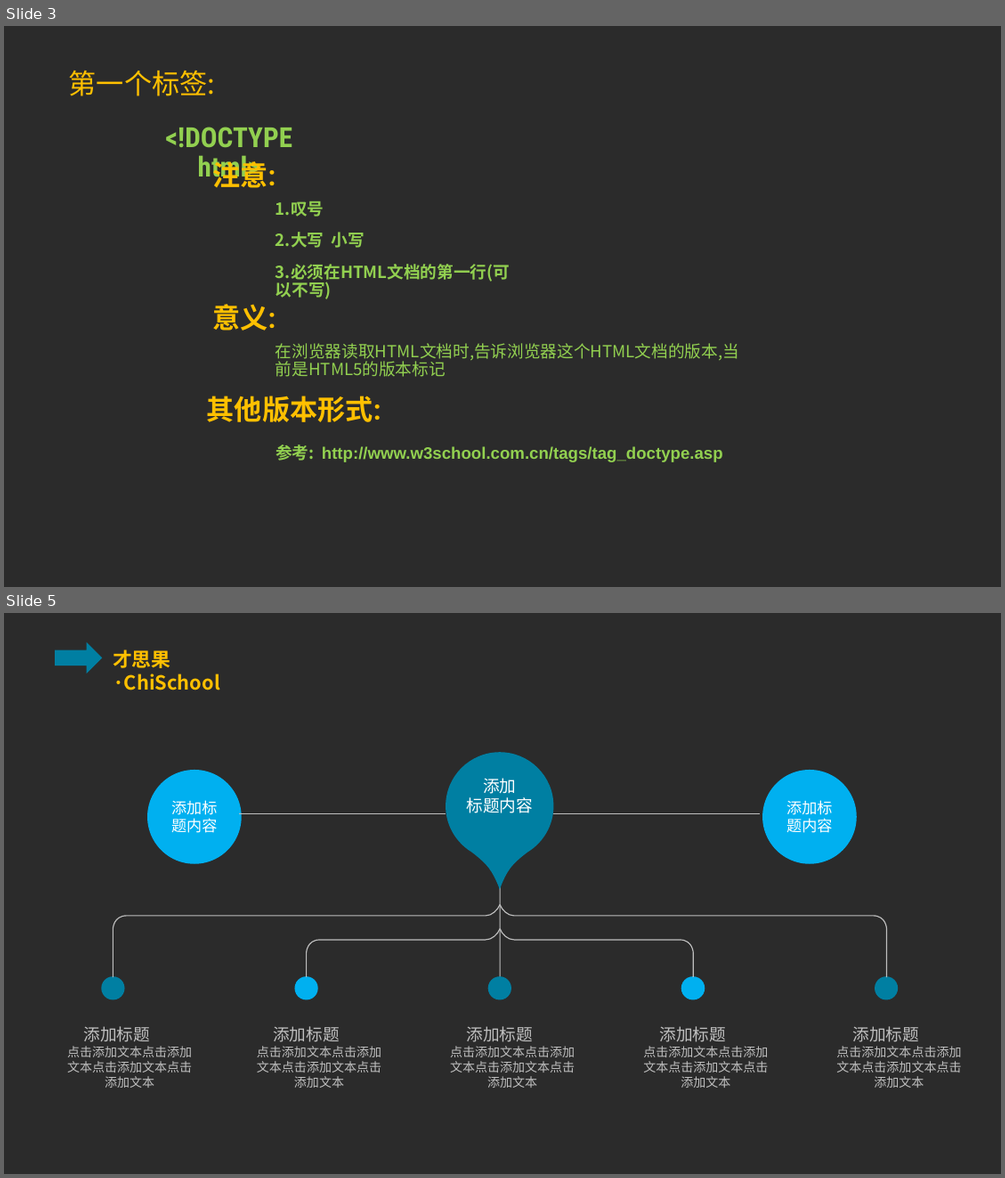
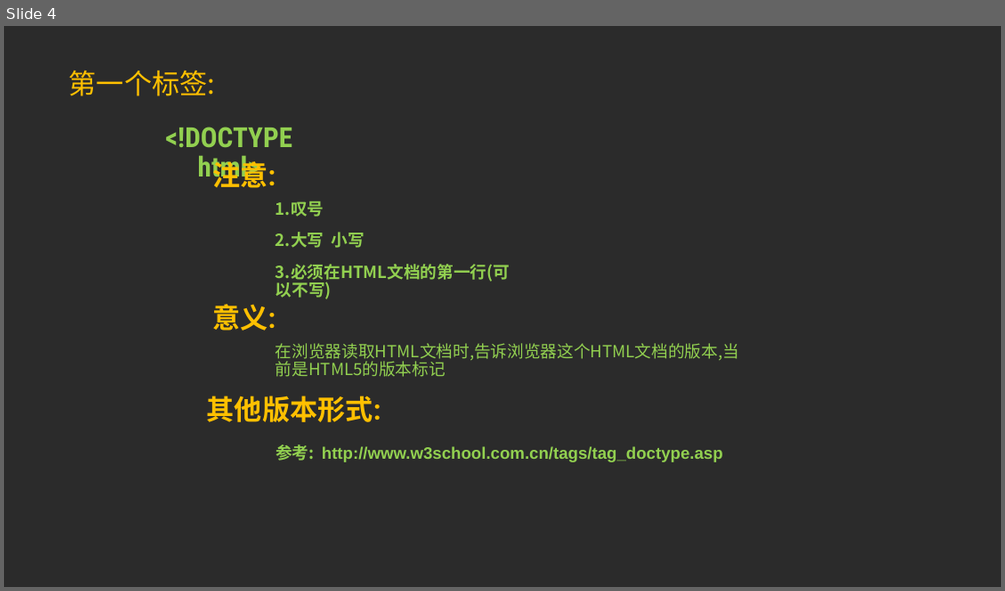
Before and after one commit to ppliu1987/chichool, a slide deck: html/class/lesson_two/AII.pptx. Shown one above the other, each under a label of ours: slides 3 and 5 before the commit, slide 4 after it; the slides between them are not shown. The pictures are 1005x1178 and 1005x591 pixels, drawn with LibreOffice and Linux fonts; fonts in the diff are those of the drawing; background and template pictures are left out; a plain dark background stands for a picture behind light text. Boxes give left, top, right and bottom in pixels: in the first picture for what was removed or moved away, otherwise in the second. Text is boxed around its words. In the diff, an @@ line names an element or a change of style, - is before the commit and + after.

```diff
--- a/html/class/lesson_two/AII.pptx
+++ b/html/class/lesson_two/AII.pptx
@@ slide 5 removed at [4,613,1001,1174], background picture (left out) @@
@@ right arrow removed at [55,641,102,673] @@
@@ text removed at [113,649,220,690] @@
-才思果·ChiSchool
@@ ellipse removed at [147,770,242,863] @@
-添加标题内容
@@ freeform shape removed at [445,753,553,890] @@
-添加
-标题内容
@@ ellipse removed at [762,770,857,863] @@
-添加标题内容
@@ line removed from (239, 813) to (445, 813) @@
@@ line removed from (553, 813) to (760, 813) @@
@@ freeform shape removed at [113,904,500,977] @@
@@ line removed from (500, 882) to (500, 977) @@
@@ freeform shape removed at [500,904,886,977] @@
@@ freeform shape removed at [306,929,500,978] @@
@@ freeform shape removed at [500,929,693,978] @@
@@ ellipse removed at [102,976,125,998] @@
@@ ellipse removed at [295,976,318,998] @@
@@ ellipse removed at [487,976,510,998] @@
@@ ellipse removed at [680,976,704,998] @@
@@ ellipse removed at [874,976,898,998] @@
@@ text removed at [83,1026,150,1042] @@
-添加标题
@@ text removed at [273,1026,340,1042] @@
-添加标题
@@ text removed at [466,1026,533,1042] @@
-添加标题
@@ text removed at [660,1026,727,1042] @@
-添加标题
@@ text removed at [853,1026,920,1042] @@
-添加标题
@@ text removed at [67,1046,192,1087] @@
-点击添加文本点击添加文本点击添加文本点击添加文本
@@ text removed at [257,1046,381,1087] @@
-点击添加文本点击添加文本点击添加文本点击添加文本
@@ text removed at [450,1046,574,1087] @@
-点击添加文本点击添加文本点击添加文本点击添加文本
@@ text removed at [643,1046,768,1087] @@
-点击添加文本点击添加文本点击添加文本点击添加文本
@@ text removed at [836,1046,961,1087] @@
-点击添加文本点击添加文本点击添加文本点击添加文本
@@ what was slide 3 is now slide 4 @@
```
Also in this commit, not shown: 1 slide changed, 8 slides added, 19 other slides removed, 1 other file.
